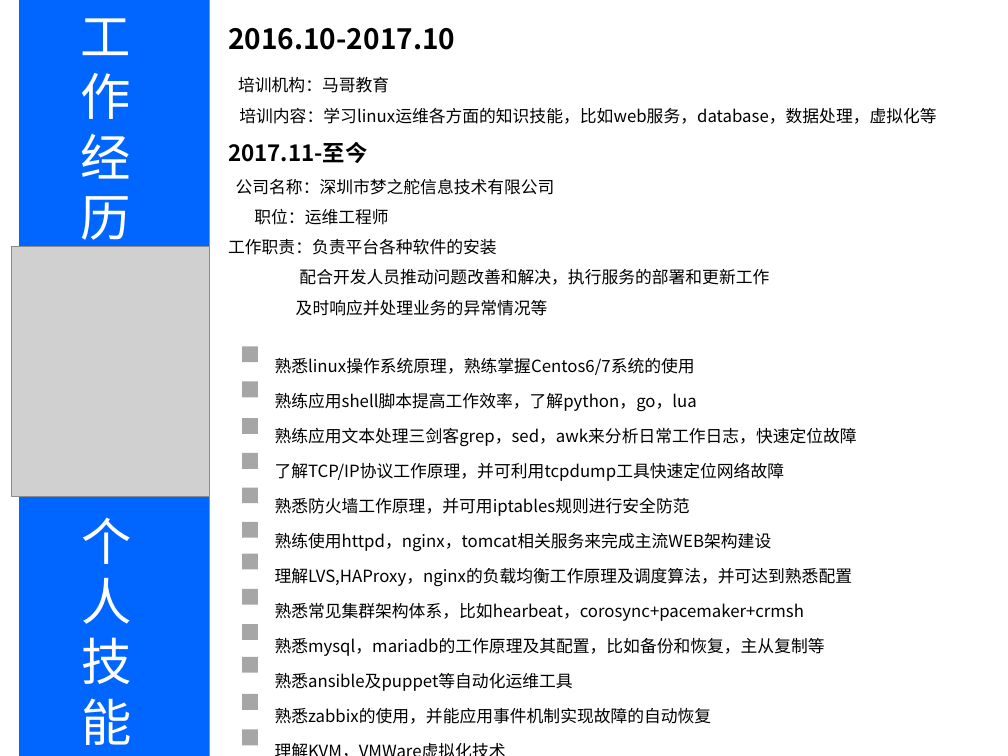
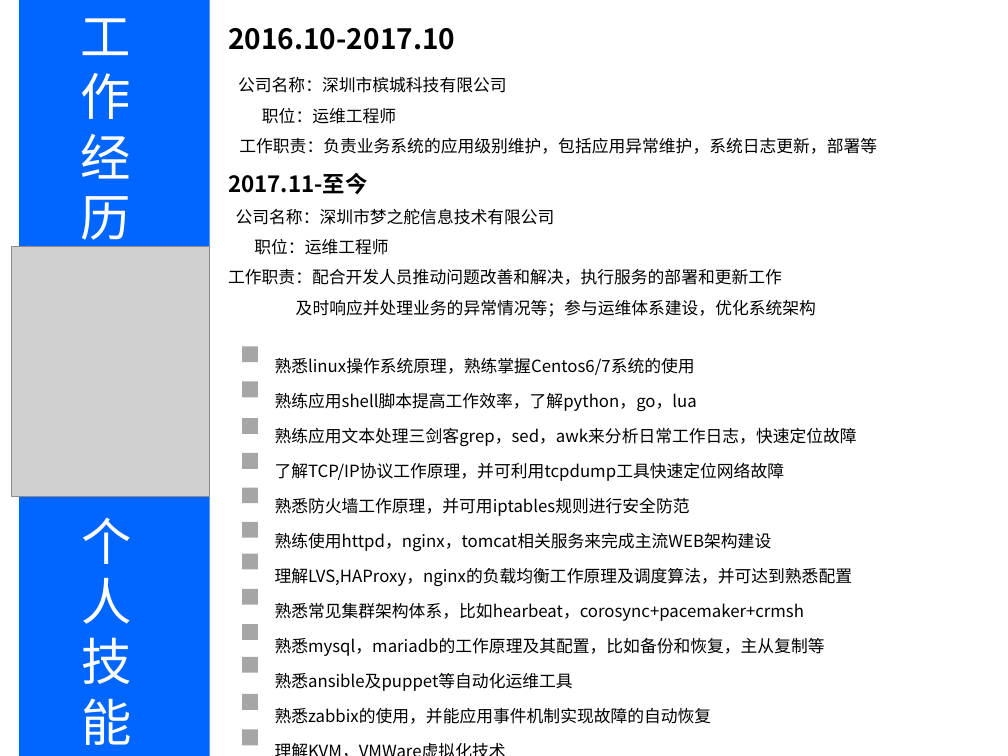
Before and after one commit to 641025266/resume, a slide deck: slide 2 of linux运维工程师-陈浩-重庆大学.ppt. Drawn at 1008x756 pixels with LibreOffice and Linux fonts; fonts in the diff are those of the drawing; grey boxes stand for pictures. Boxes give left, top, right and bottom in pixels: in the first picture for what was removed or moved away, otherwise in the second. Text is boxed around its words. In the diff, an @@ line names an element or a change of style, - is before the commit and + after.

```diff
--- a/linux运维工程师-陈浩-重庆大学.ppt
+++ b/linux运维工程师-陈浩-重庆大学.ppt
@@ text at [238,77,877,154]: text changed @@
-培训机构：马哥教育
-培训内容：学习linux运维各方面的知识技能，比如web服务，database，数据处理，虚拟化等
+公司名称：深圳市槟城科技有限公司
+职位：运维工程师
+工作职责：负责业务系统的应用级别维护，包括应用异常维护，系统日志更新，部署等
@@ text at [228,269,816,317]: text changed @@
-工作职责：负责平台各种软件的安装
-配合开发人员推动问题改善和解决，执行服务的部署和更新工作
-及时响应并处理业务的异常情况等
+工作职责：配合开发人员推动问题改善和解决，执行服务的部署和更新工作
+及时响应并处理业务的异常情况等；参与运维体系建设，优化系统架构
```
Also in this commit, not shown: 1 other file.
